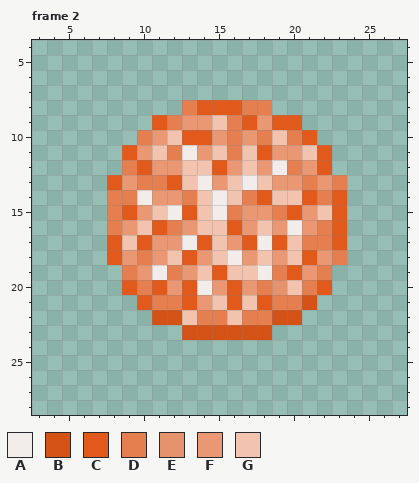
Pixel-art file, stored at assets/artifact explosion.aseprite. The picture above is the old version.
32x32 pixels, 5 frames. Shown: frame 2: x 3..27, y 4..28. The commit also changed other frames, which this record leaves out.
Palette (. is transparent): A #f2ecea  B #d45216  C #e15a1c  D #e57f50  E #e5936d  F #e99873  G #f2c3ae
Pixels before, frame 2, first column x 8:
 8 .....DCCCDD.....
 9 ...CDFFGDCFCC...
10 ..DFGCCFDFDGDC..
11 .CFGDAFGDGCFFGC.
12 .DCFFGGCFGFADFC.
13 CFDDCGAFGAGFFDFD
14 DDAFFDGAGDCGGCDC
15 DCFGACGADFFDCFGC
16 DFGCDFGGCFGFAFDC
17 CGCFFACGFCACGDDC
18 CFDFGCFGAFGFGCFD
19 .DFADFGCGGADCFD.
20 .CDCFCAFCFDEGDC.
21 ..CDDCFGCGCDDB..
22 ...BBGDDGDDBB...
23 .....BBBBBB.....
Once edited:
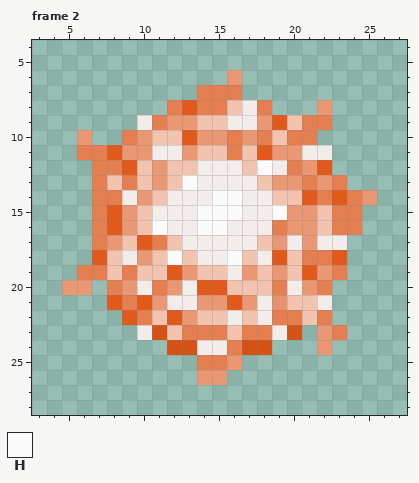
Colours new in this view: H #fbfbfb
Difference:
Changed rows in their new state; - is an unchanged pixel.
Frame 2:
first column x 5:
 6 -----------F---------
 7 ---------DDD---------
 8 -------DCDDGA----F---
 9 -----ADF-G-AA--GDD---
10 -F--DFG--F------D----
11 -DDCF-AAFG------AA---
12 --DDCG-G-AAA-H-------
13 --DGDGFGH-AA---------
14 --D-AFGAAAHHAA-----DF
15 --DCFGA-AHHHAAHF--DD-
16 --DC--HAAHHAAADF-GDD-
17 --DF--DG-AAAAGFAFAA--
18 --CGAFGHGAAHGAC-DDC--
19 -DDG-GGC--GAFGFGCFD--
20 FF-DFAD-ACCGGGDAFD---
21 ---CD-FAA-F-FAEGGA---
22 ----CDGCFGGAGADDGD---
23 -----ABGDDDGDDAB-FD--
24 -------BBAADBB---F---
25 ---------DDF---------
26 ---------FF----------
Changed places in both pictures, as pixel boxes (x1, y1, x2, y2):
changed: (62, 70, 377, 385)
